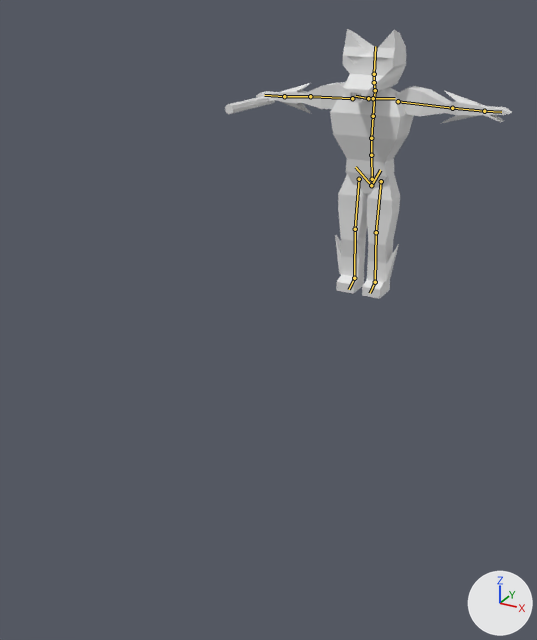
Before and after pictures for a commit that changed the Blender file blender files/werewolf.blend.
Camera for both pictures: a camera (50 mm lens) standing at (6.2, -16.29, 6.7) and looking at (0.47, -5.87, 1.49). Arrows for +X, +Y and +Z are at lower right; the lights stay in place. The bones that bend it are drawn over the model as lines.

The first picture shows 'Body', 'Head', 'Weapon'.
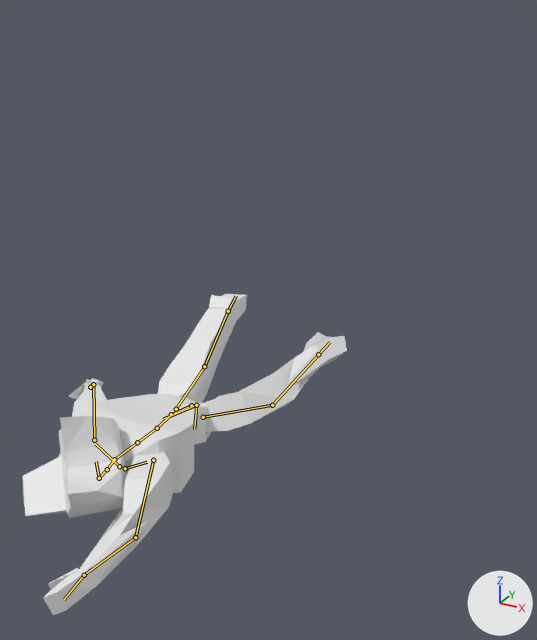
The newer file adds an action. The first version stands in its rest pose; the second is drawn at frame 15 of the action 'metarigAction.003'.

What the commit changed:
Bone 'spine' (bone_spine) moves from (0.0, 0.0, 0.0) to (0.0, -0.247, 2.863).
Bone 'spine' (bone_spine) turns from (0, 0, 0) to (67, 0, 0) degrees about its own x, y and z.
Bone 'spine.001' (bone_spine_001) turns from (0, 0, 0) to (23, 0, 0) degrees about its own x, y and z.
Bone 'spine.006' (bone_spine_006) turns from (0, 0, 0) to (-87, -33, 44) degrees about its own x, y and z.
Bone 'upper_arm.L' (bone_upper_arm_l) turns from (0, 0, 0) to (162, -1, -106) degrees about its own x, y and z.
Bone 'forearm.L' (bone_forearm_l) turns from (0, 0, 0) to (-15, 6, -49) degrees about its own x, y and z.
Bone 'hand.L' (bone_hand_l) turns from (0, 0, 0) to (15, -7, 1) degrees about its own x, y and z.
Bone 'upper_arm.R' (bone_upper_arm_r) turns from (0, 0, 0) to (-6, -5, 48) degrees about its own x, y and z.
Bone 'forearm.R' (bone_forearm_r) turns from (0, 0, 0) to (31, 24, 7) degrees about its own x, y and z.
Bone 'thigh.L' (bone_thigh_l) moves from (0.0, 0.0, 0.0) to (-0.001, -0.013, -0.001).
Bone 'thigh.L' (bone_thigh_l) turns from (0, 0, 0) to (22, -3, -58) degrees about its own x, y and z.
Bone 'shin.L' (bone_shin_l) turns from (0, 0, 0) to (23, -11, 16) degrees about its own x, y and z.
Bone 'foot.L' (bone_foot_l) turns from (0, 0, 0) to (63, -7, 4) degrees about its own x, y and z.
Bone 'thigh.R' (bone_thigh_r) moves from (0.0, 0.0, 0.0) to (0.001, -0.013, -0.001).
Bone 'thigh.R' (bone_thigh_r) turns from (0, 0, 0) to (41, -6, 5) degrees about its own x, y and z.
Bone 'shin.R' (bone_shin_r) turns from (0, 0, 0) to (6, -1, 0) degrees about its own x, y and z.
Bone 'foot.R' (bone_foot_r) turns from (0, 0, 0) to (65, 7, -4) degrees about its own x, y and z.

Where the change shows, as pixel boxes (x1, y1, x2, y2) in the pictures (537 x 640 px):
'Body', posed (19% wider, 48% taller): before (256, 82, 512, 299); after (43, 294, 347, 615)
'Head', posed (66% wider, 37% taller): before (343, 29, 406, 103); after (23, 416, 128, 518)
'Weapon', posed: before (225, 96, 275, 114); after (58, 378, 103, 457)
'Glowing Eye', posed (not visible afterwards): before (374, 57, 388, 66)
'Glowing Eye.001', posed (not visible afterwards): before (349, 56, 362, 65)
bone 'spine', root to tip: before (372, 179) to (371, 155); after (191, 405) to (171, 414)
bone 'spine.001', root to tip: before (371, 155) to (371, 138); after (171, 414) to (157, 428)
bone 'spine.006', root to tip: before (374, 74) to (375, 46); after (99, 478) to (96, 461)
bone 'upper_arm.L', root to tip: before (398, 101) to (452, 108); after (153, 460) to (135, 537)
bone 'forearm.L', root to tip: before (452, 108) to (484, 111); after (135, 537) to (84, 575)
bone 'hand.L', root to tip: before (484, 111) to (501, 112); after (84, 575) to (64, 599)
bone 'upper_arm.R', root to tip: before (352, 98) to (310, 96); after (94, 440) to (93, 384)
bone 'forearm.R', root to tip: before (310, 96) to (284, 96); after (93, 384) to (90, 387)
bone 'thigh.L', root to tip: before (381, 181) to (376, 232); after (203, 417) to (272, 405)
bone 'shin.L', root to tip: before (376, 232) to (375, 282); after (272, 405) to (318, 354)
bone 'foot.L', root to tip: before (375, 282) to (370, 293); after (318, 354) to (330, 342)
bone 'thigh.R', root to tip: before (359, 179) to (355, 229); after (176, 409) to (204, 366)
bone 'shin.R', root to tip: before (355, 229) to (354, 278); after (204, 366) to (228, 311)
bone 'foot.R', root to tip: before (354, 278) to (349, 289); after (228, 311) to (236, 296)
